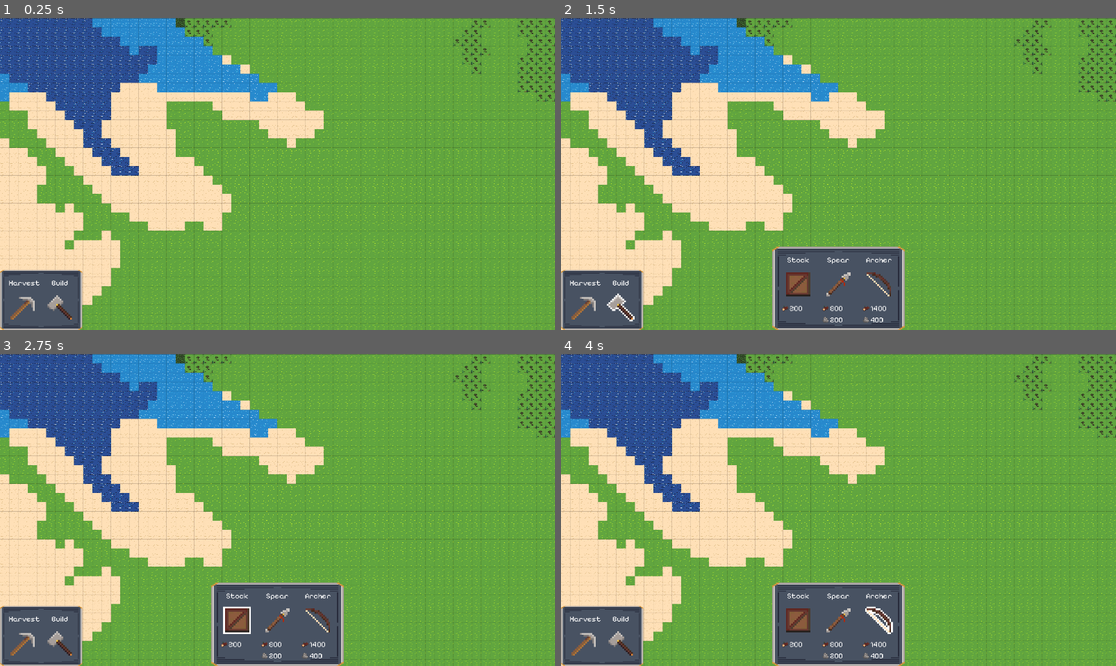
Above: before the commit, frames 1-4 (two rows, left to right).
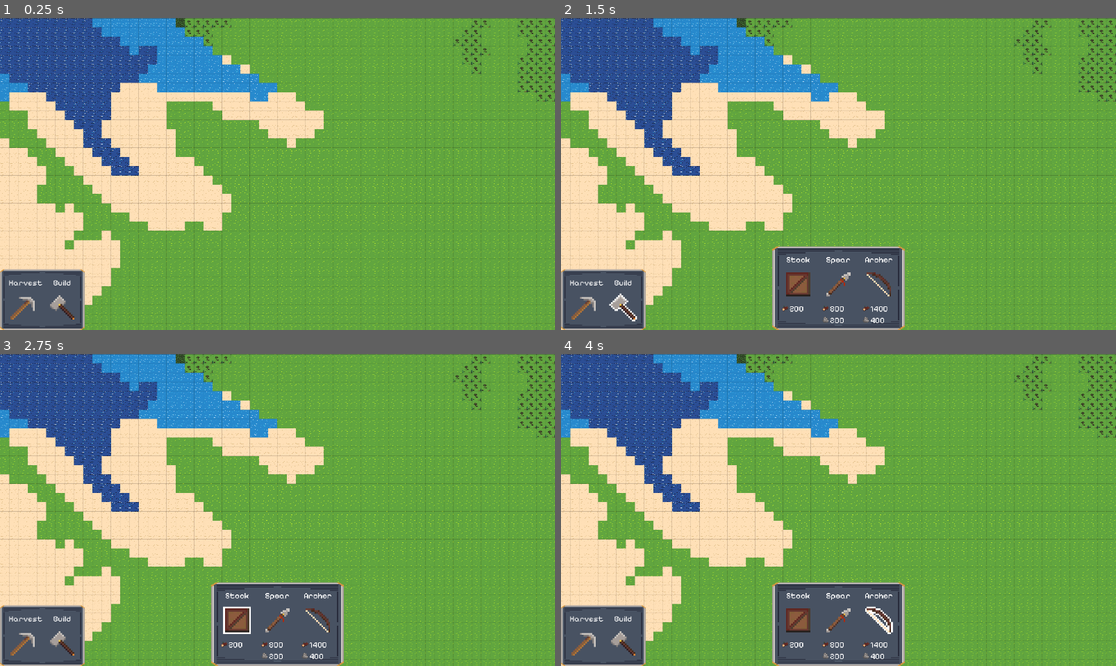
Above: after the commit, the same moments.

Repository: tom-con/erosion-prototype-2
Game: Godot game, scene res://Main.tscn
Same seed, same stepped clock (60 frames per second), same inputs: the game is played once before the commit and once after it.
Inputs (mouse positions are in pixels of both pictures, inside the frame that each line leads up to; where the layout moved, square brackets give the same spot in the first picture):
- Up to frame 1 (0.25 s): no input
- Up to frame 2 (1.5 s): click (588, 308) [583, 308] at 0.5 s; click (622, 308) at 1.25 s
- Up to frame 3 (2.75 s): click (238, 619) at 2.02 s
- Up to frame 4 (4 s): click (838, 619) at 2.77 s; click (877, 619) at 3.52 s

The runs differ from the first frame. In frame 1, 0.6% of the frame differs, in the area x 0-16%, y 80-100%; in frame 2, 1.2%, in the area x 0-62%, y 73-100%; in frame 3, 1.1%; in frame 4, 1.1%.

Commit message:
Adds theme for tooltips

Diff:
--- /dev/null
+++ b/scenes/ui/panels/InfoPanel.tscn
@@ -0,0 +1,14 @@
+[gd_scene load_steps=2 format=3 uid="uid://1o7brk0wgsef"]
+
+[ext_resource type="Theme" uid="uid://df3j41nhqmkar" path="res://theme/theme.tres" id="1_0ydfo"]
+
+[node name="InfoPanel" type="Control"]
+layout_mode = 3
+anchors_preset = 3
+anchor_left = 1.0
+anchor_top = 1.0
+anchor_right = 1.0
+anchor_bottom = 1.0
+grow_horizontal = 0
+grow_vertical = 0
+theme = ExtResource("1_0ydfo")
--- a/theme/theme.tres
+++ b/theme/theme.tres
@@ -1,10 +1,14 @@
-[gd_resource type="Theme" load_steps=4 format=3 uid="uid://df3j41nhqmkar"]
+[gd_resource type="Theme" load_steps=6 format=3 uid="uid://df3j41nhqmkar"]
 
 [ext_resource type="FontFile" uid="uid://xgmi6or5my6u" path="res://theme/fonts/PixelifySans-VariableFont_wght.ttf" id="1_8ab6e"]
 [ext_resource type="Texture2D" uid="uid://cddwugw2ucd4h" path="res://theme/panel.png" id="2_nrt0f"]
+[ext_resource type="Texture2D" uid="uid://dk1a8pgyg1h24" path="res://theme/tooltip_panel.png" id="3_4yjuo"]
 
 [sub_resource type="StyleBoxTexture" id="StyleBoxTexture_4yjuo"]
 texture = ExtResource("2_nrt0f")
+
+[sub_resource type="StyleBoxTexture" id="StyleBoxTexture_gco77"]
+texture = ExtResource("3_4yjuo")
 
 [resource]
 default_base_scale = 0.31
@@ -13,9 +17,11 @@
 BoxContainer/constants/separation = 20
 GridContainer/constants/h_separation = 20
 GridContainer/constants/v_separation = 20
+Label/font_sizes/font_size = 28
 Label/fonts/font = ExtResource("1_8ab6e")
 MarginContainer/constants/margin_bottom = 30
 MarginContainer/constants/margin_left = 30
 MarginContainer/constants/margin_right = 30
 MarginContainer/constants/margin_top = 30
 PanelContainer/styles/panel = SubResource("StyleBoxTexture_4yjuo")
+TooltipPanel/styles/panel = SubResource("StyleBoxTexture_gco77")
Binary file added: theme/tooltip_panel.png
Not shown, added: theme/tooltip_panel.png.import
